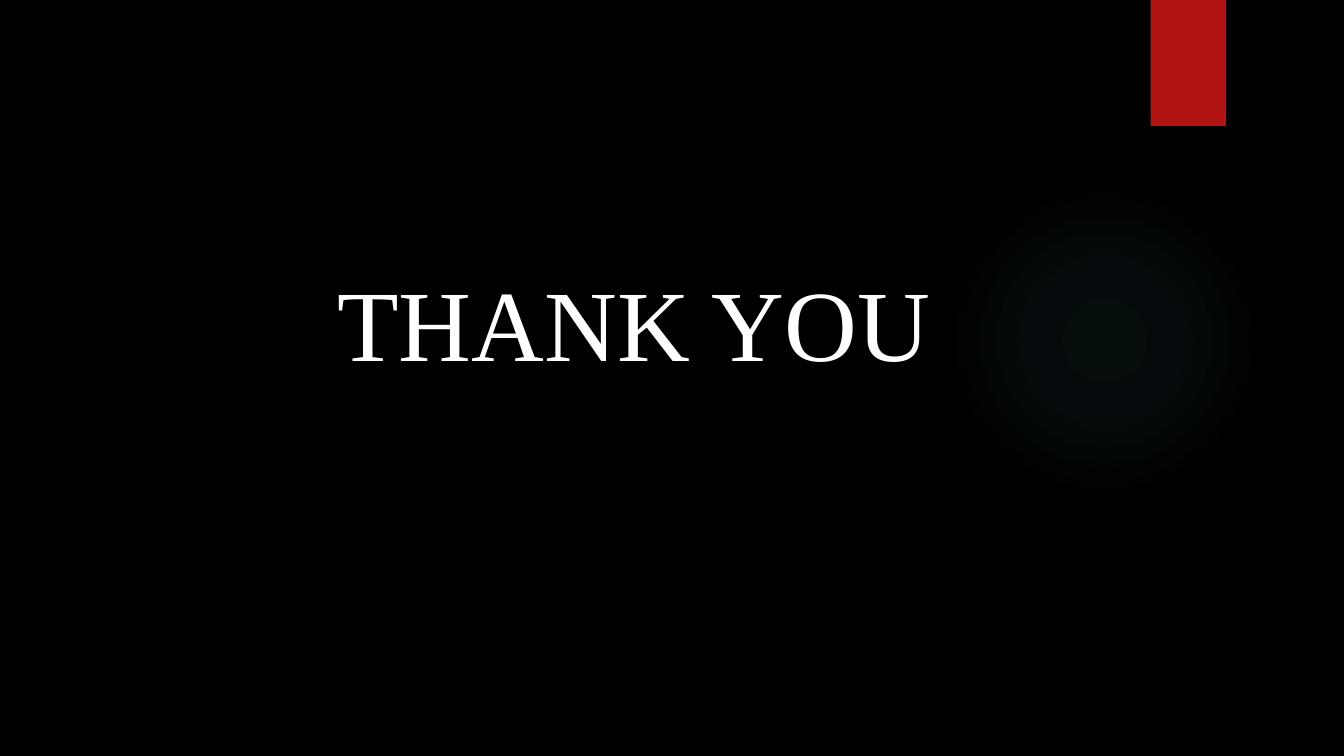
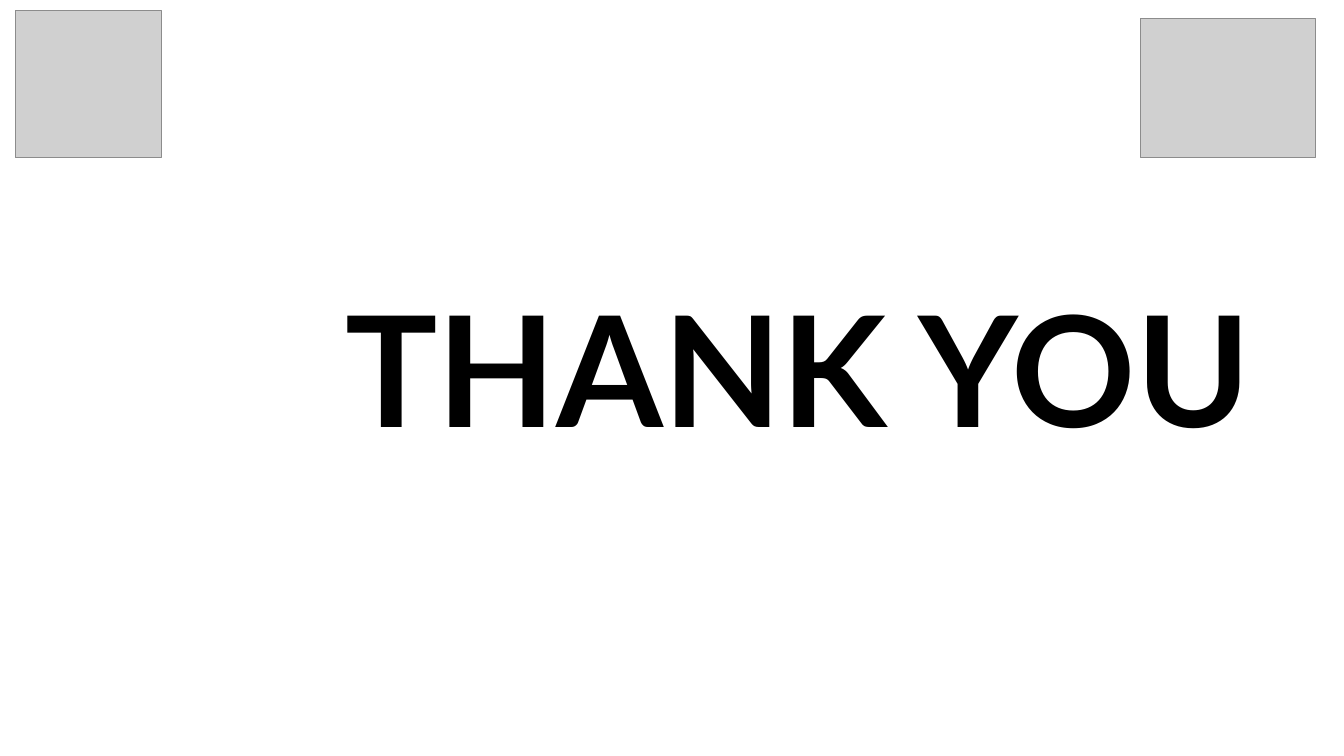
Before and after one commit to priyasiddapu-create/csa-0504-dbms, a slide deck: slide 21 of dbms ppt.pptx. Drawn at 1344x756 pixels with LibreOffice and Linux fonts; fonts in the diff are those of the drawing; grey boxes stand for pictures; background and template pictures are left out. Boxes give left, top, right and bottom in pixels: in the first picture for what was removed or moved away, otherwise in the second. Text is boxed around its words. In the diff, an @@ line names an element or a change of style, - is before the commit and + after.

```diff
--- a/dbms ppt.pptx
+++ b/dbms ppt.pptx
@@ background picture (left out) to #FFFFFF @@
@@ picture added at [15, 11, 161, 158] @@
@@ picture added at [1140, 19, 1316, 158] @@
@@ rectangle removed at [1150, 0, 1226, 126] @@
@@ ellipse removed at [949, 185, 1259, 495] @@
@@ title "THANK YOU": place and size @@
-title "THANK YOU" at [337, 294, 930, 362]
+title "THANK YOU" at [345, 314, 1250, 429]
@@ title "THANK YOU" at [345, 314, 1250, 429]: size 72 to 110 pt, font Times New Roman to Lato, text colour #FFFFFF to #000000, bold on; line spacing 1 to 0.9; vertical alignment top to middle @@
```
Also in this commit, not shown: 20 slides added, 20 slides removed.
